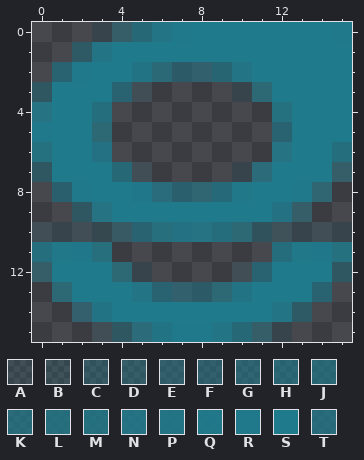
Two states of a pixel-art sprite, apps/conv-learning-manager/src/assets/favicons/favicon-16x16.png. Above: the version before the commit.
The file is 16x16 pixels. Pixels under 10% opacity are left out. Colours within 5 levels of each other are drawn and written as one.
Palette (. is transparent): A #1f7a8c20  B #1f7a8c2e  C #1f7a8c5c  D #1f7a8c6e  E #1f7a8c7a  F #1f7a8c81  G #1f7a8c93  H #1f7a8ca1  J #1f7a8ca7  K #1f7a8cb3  L #1f7a8cc7  M #1f7a8ccf  N #1f7a8cdb  P #1f7a8ce3  Q #1f7a8cf3  R #1f7a8cf9  S #1f7a8c  T #1f7a8cb9
Once edited:
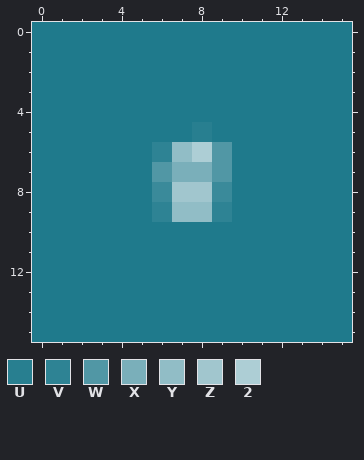
Colours new in this view: U #287f90  V #2e8394  W #5197a5  X #7aafba  Y #91bdc6  Z #a1c6ce  2 #adced5
Changes in this commit:
colour T: #1f7a8cb9 -> #3a8a9a
y 0: x 0..7 ...ADKPR -> SSSSSSSS; x 15 R -> S
y 1: x 0..3 ..EP -> SSSS
y 2: x 0..2 .HR -> SSS; x 5..10 PJFFJP -> SSSSSS
y 3: x 0 D -> S; x 4..11 HA....AH -> SSSSSSSS
y 4: x 0 N -> S; x 3..12 M........M -> SSSSSSSSSS
y 5: x 0 R -> S; x 3..12 H........H -> SSSSSUSSSS
y 6: x 0 M -> S; x 3..12 N........N -> SSSVY2WSSS; x 15 M -> S
y 7: x 0 D -> S; x 4..11 KA....AK -> SSWXXWSS; x 15 D -> S
y 8: x 0..2 .GR -> SSS; x 5 Q -> S; x 7..8 GG -> ZZ; x 10 Q -> S; x 13..15 RG. -> SSS
y 9: x 0..3 ..DN -> SSSS; x 6..9 SSSS -> VYYV; x 12..15 ND.. -> SSSS
y 10: x 0..15 AAABCHLNNLHCBAAA -> SSSSSSSSSSSSSSSS
y 11: x 0..15 MQQL........LQQM -> SSSSSSSSSSSSSSSS
y 12: x 0 D -> S; x 4..11 HA....AH -> SSSSSSSS; x 15 D -> S
y 13: x 0..1 .H -> SS; x 5..10 PHFFHP -> SSSSSS; x 14..15 H. -> SS
y 14: x 0..3 ..EP -> SSSS; x 12..15 PE.. -> SSSS
y 15: x 0..15 ...ADKPRRPKDA... -> SSSSSSSSSSSSSSSS
Pixel boxes of the changes (left, top, right, bottom) in both pictures:
changed: (32, 22, 352, 342)
